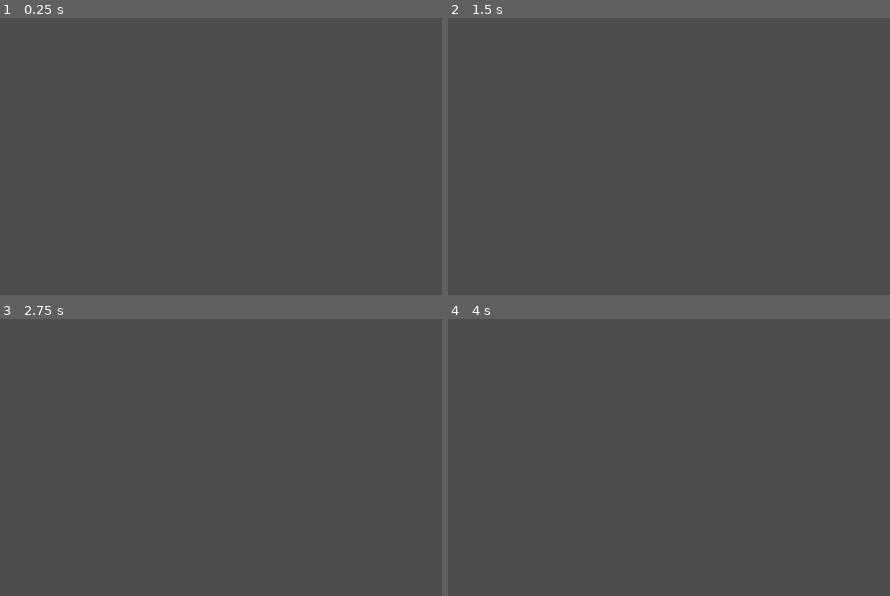
Above: before the commit, frames 1-4 (two rows, left to right).
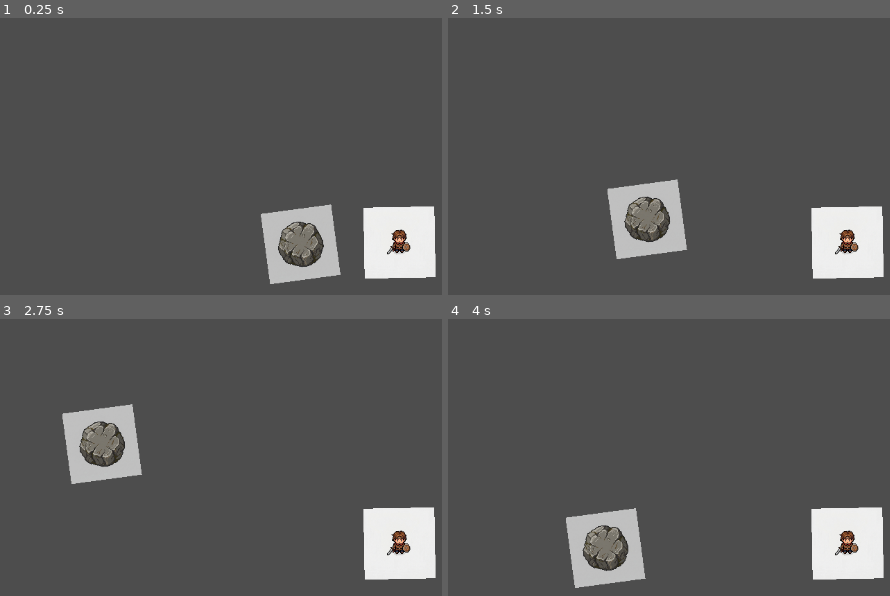
Above: after the commit, the same moments.

Repository: YuichiroRK/project-forge
Game: Godot game, scene res://scenes/World.tscn
Two runs of this game, one before a commit and one after it. Both use one fixed random seed, a clock stepped at 60 frames per second and the inputs below.
Inputs:
- Up to frame 1 (0.25 s): no input
- Up to frame 2 (1.5 s): tap Enter at 0.5 s; hold D (move_right) 0.53-1.28 s; hold E (interact) 0.53-1.28 s; hold S (move_down) from 1.28 s (still down); tap E (interact) at 1.35 s
- Up to frame 3 (2.75 s): release S (move_down) at 2.03 s; hold D (move_right) from 2.03 s (still down); hold E (interact) from 2.03 s (still down)
- Up to frame 4 (4 s): release D (move_right) at 2.78 s; release E (interact) at 2.78 s; hold W (move_up) 2.78-3.53 s; tap E (interact) at 2.85 s; hold A (move_left) from 3.53 s (still down); hold E (interact) from 3.53 s (still down)

The runs differ from the first frame. In frame 1, 7.9% of the frame differs, in the area x 59-99%, y 67-97%; in frame 2, 7.9%, in the area x 35-99%, y 58-95%; in frame 3, 7.9%; in frame 4, 7.9%.

Commit message:
Fix script warnings and project icon error

Diff:
--- a/client/project.godot
+++ b/client/project.godot
@@ -12,8 +12,7 @@
 
 config/name="Project Forge"
 run/main_scene="uid://cfholxqvf5u43"
-config/features=PackedStringArray("4.5")
-config/icon="res://icon.svg"
+config/features=PackedStringArray("4.3")
 
 [autoload]
 
--- a/client/scenes/InventoryUI.tscn
+++ b/client/scenes/InventoryUI.tscn
@@ -9,6 +9,7 @@
 offset_right = 40.0
 offset_bottom = 40.0
 
-[node name="GridContainer" type="GridContainer" parent="."]
+[node name="GridContainer" type="GridContainer" parent="Panel"]
+layout_mode = 0
 offset_right = 40.0
 offset_bottom = 40.0
--- a/client/scenes/Player.tscn
+++ b/client/scenes/Player.tscn
@@ -1,9 +1,11 @@
-[gd_scene load_steps=7 format=3 uid="uid://cpl2n0lorpscw"]
+[gd_scene load_steps=8 format=3 uid="uid://cpl2n0lorpscw"]
 
 [ext_resource type="Script" uid="uid://c2kxil8tyd5j4" path="res://scripts/Player.gd" id="1_v6fml"]
 [ext_resource type="Script" uid="uid://vdla67e2ybyi" path="res://scripts/Inventory.gd" id="2_3li8b"]
+[ext_resource type="Texture2D" uid="uid://b55ca1cjtcekp" path="res://assets/player.jpg" id="2_mdl7e"]
 
 [sub_resource type="RectangleShape2D" id="RectangleShape2D_mdl7e"]
+size = Vector2(22, 34)
 
 [sub_resource type="Animation" id="Animation_qu4a1"]
 resource_name = "Idle"
@@ -21,8 +23,13 @@
 script = ExtResource("1_v6fml")
 
 [node name="Sprite2D" type="Sprite2D" parent="."]
+rotation = -0.010684639
+scale = Vector2(0.1, 0.1)
+texture = ExtResource("2_mdl7e")
 
 [node name="CollisionShape2D" type="CollisionShape2D" parent="."]
+position = Vector2(-1, -1)
+rotation = 0.021601344
 shape = SubResource("RectangleShape2D_mdl7e")
 
 [node name="AnimationPlayer" type="AnimationPlayer" parent="."]
--- a/client/scenes/Rock.tscn
+++ b/client/scenes/Rock.tscn
@@ -1,17 +1,25 @@
-[gd_scene load_steps=3 format=3 uid="uid://2teeokhredst"]
+[gd_scene load_steps=4 format=3 uid="uid://2teeokhredst"]
 
 [ext_resource type="Script" uid="uid://bhklrnka074ar" path="res://scripts/ResourceNode.gd" id="1_bpoff"]
+[ext_resource type="Texture2D" uid="uid://nr6ytqe0cuj1" path="res://assets/stone.jpg" id="2_wmx41"]
 
 [sub_resource type="CircleShape2D" id="CircleShape2D_wmx41"]
+radius = 29.427876
 
 [node name="Rock" type="StaticBody2D"]
+rotation = 0.027181135
 script = ExtResource("1_bpoff")
 
 [node name="Sprite2D" type="Sprite2D" parent="."]
+rotation = -0.012931168
+scale = Vector2(0.1, 0.1)
+texture = ExtResource("2_wmx41")
 
 [node name="CollisionShape2D" type="CollisionShape2D" parent="."]
+rotation = -2.196845
 shape = SubResource("CircleShape2D_wmx41")
 
 [node name="ProgressBar" type="ProgressBar" parent="."]
 offset_right = 4.0
 offset_bottom = 27.0
+rotation = -0.04378924
--- a/client/scenes/World.tscn
+++ b/client/scenes/World.tscn
@@ -6,16 +6,21 @@
 
 [node name="Node2D" type="Node2D"]
 
-[node name="CharacterBody2D" parent="." instance=ExtResource("1_7g83o")]
-position = Vector2(-4, -12)
+[node name="Player" parent="." instance=ExtResource("1_7g83o")]
+position = Vector2(50, -50)
+rotation = -0.007934365
 
-[node name="CanvasLayer" parent="." instance=ExtResource("2_d1c63")]
+[node name="InventoryUI" parent="." instance=ExtResource("2_d1c63")]
 
 [node name="Rock" parent="." instance=ExtResource("3_1lgw5")]
+visible = false
 position = Vector2(122, -10)
+rotation = -1.3373384
 
 [node name="Rock2" parent="." instance=ExtResource("3_1lgw5")]
-position = Vector2(-56, -16)
+position = Vector2(-92.590515, -47.257683)
+rotation = -0.12058173
 
 [node name="Rock3" parent="." instance=ExtResource("3_1lgw5")]
+visible = false
 position = Vector2(90, -11)
--- a/client/scripts/Player.gd
+++ b/client/scripts/Player.gd
@@ -5,7 +5,7 @@
 @onready var animation_player = $AnimationPlayer
 @onready var interact_raycast = $InteractRayCast2D # Se asume que tendras un RayCast2D llamado asi apuntando hacia donde mira el jugador
 
-func _physics_process(delta: float) -> void:
+func _physics_process(_delta: float) -> void:
 	var direction = Vector2.ZERO
 	direction.x = Input.get_axis("move_left", "move_right")
 	direction.y = Input.get_axis("move_up", "move_down")
Not shown, added: client/assets/grass.jpg.import
Not shown, added: client/assets/iron.jpg.import
Not shown, added: client/assets/player.jpg.import
Not shown, added: client/assets/stone.jpg.import
Not shown, added: client/assets/water.jpg.import
